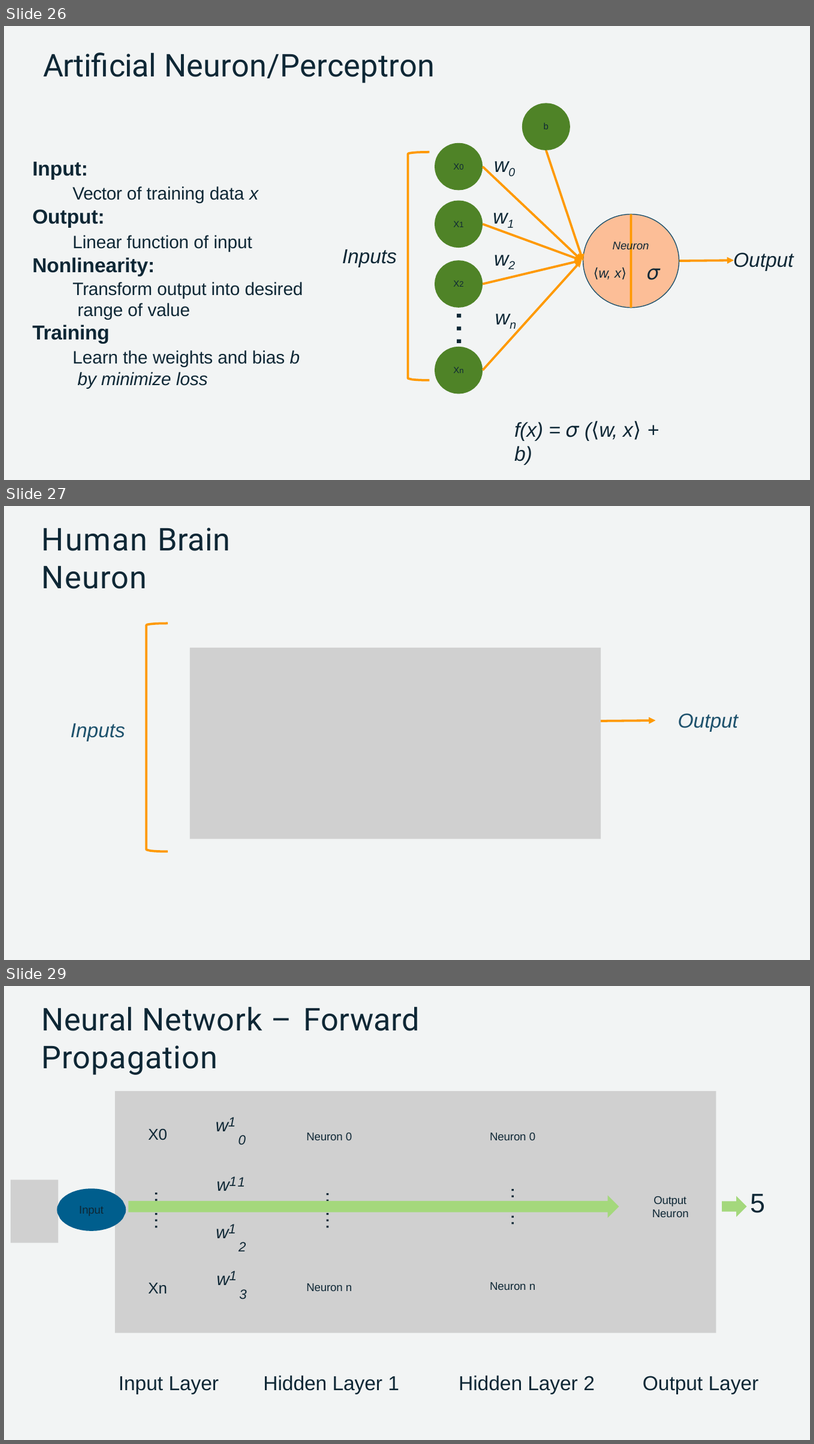
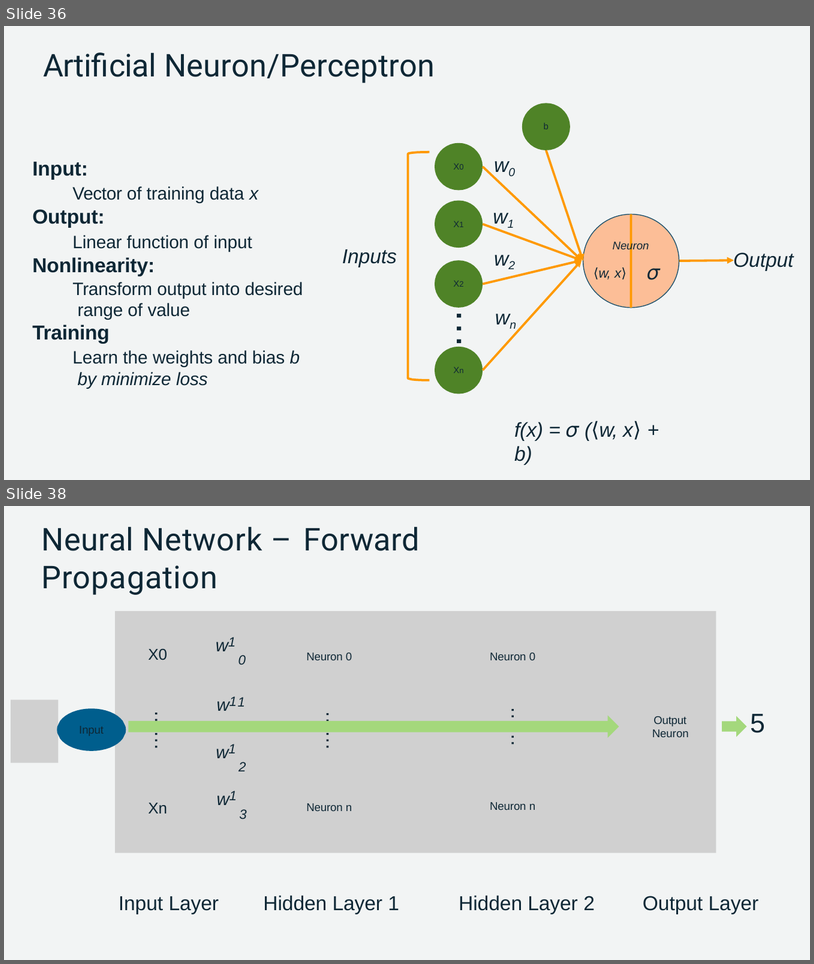
Before and after one commit to Subikash/Deep-Training, a slide deck: Machine Learning & Deep Learning.pptx. Shown one above the other, each under a label of ours: slides 26, 27 and 29 before the commit, slides 36 and 38 after it; the slides between them are not shown. The pictures are 814x1444 and 814x964 pixels, drawn with LibreOffice and Linux fonts; fonts in the diff are those of the drawing; grey boxes stand for pictures. Boxes give left, top, right and bottom in pixels: in the first picture for what was removed or moved away, otherwise in the second. Text is boxed around its words. In the diff, an @@ line names an element or a change of style, - is before the commit and + after.

```diff
--- a/Machine Learning & Deep Learning.pptx
+++ b/Machine Learning & Deep Learning.pptx
@@ slide 27 removed at [4,506,810,960], background #FFFFFF; not listed: 1 template element that a slide beside it also shows @@
@@ title removed at [42,528,230,589] @@
-Human Brain Neuron
@@ freeform shape removed at [147,623,168,851] @@
@@ picture removed at [190,648,602,839] @@
@@ freeform shape removed at [601,717,656,724] @@
@@ text removed at [678,713,738,732] @@
-Output
@@ text removed at [71,723,125,741] @@
-Inputs
@@ what was slide 26 is now slide 36 @@
@@ what was slide 29 is now slide 38 @@
```
Also in this commit, not shown: 1 slide changed, 12 slides added, 2 other slides removed.
